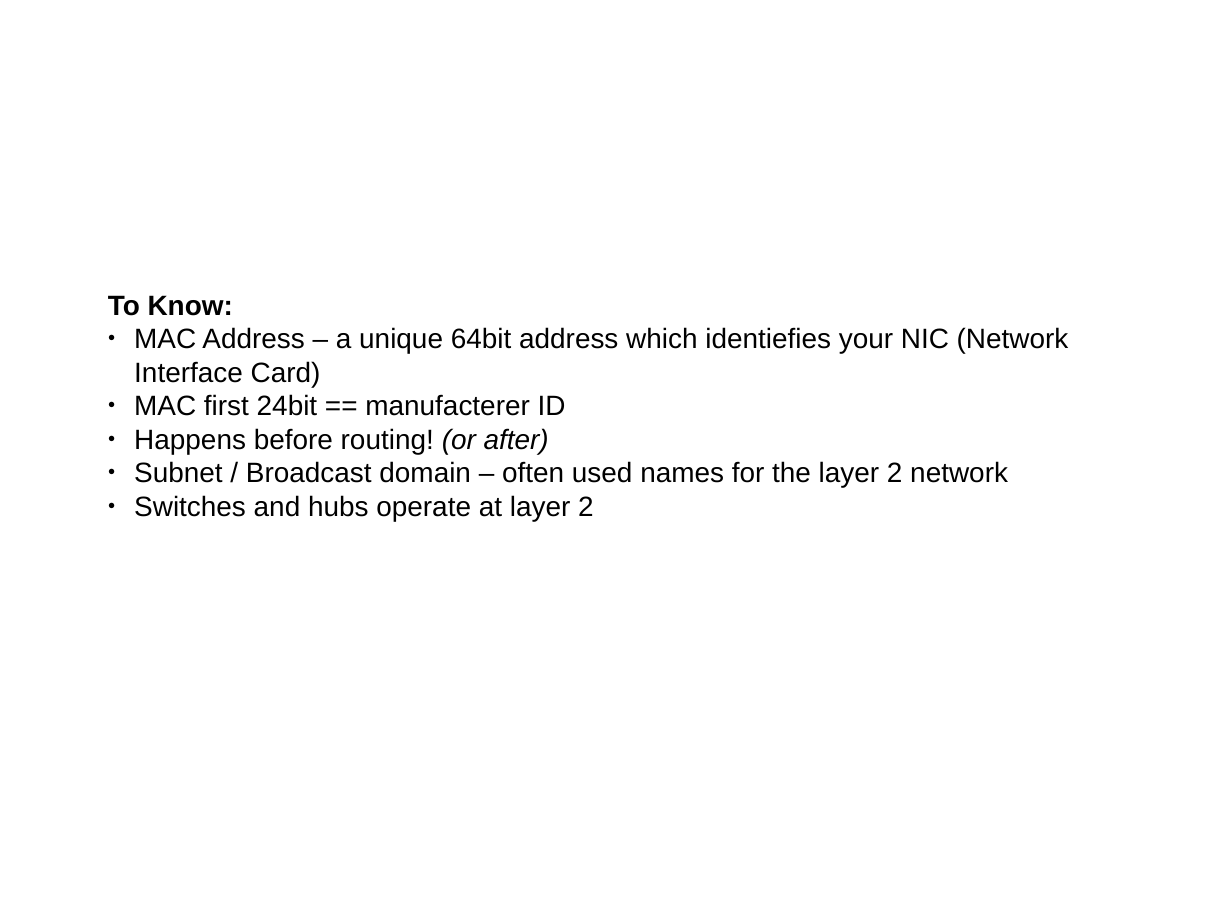
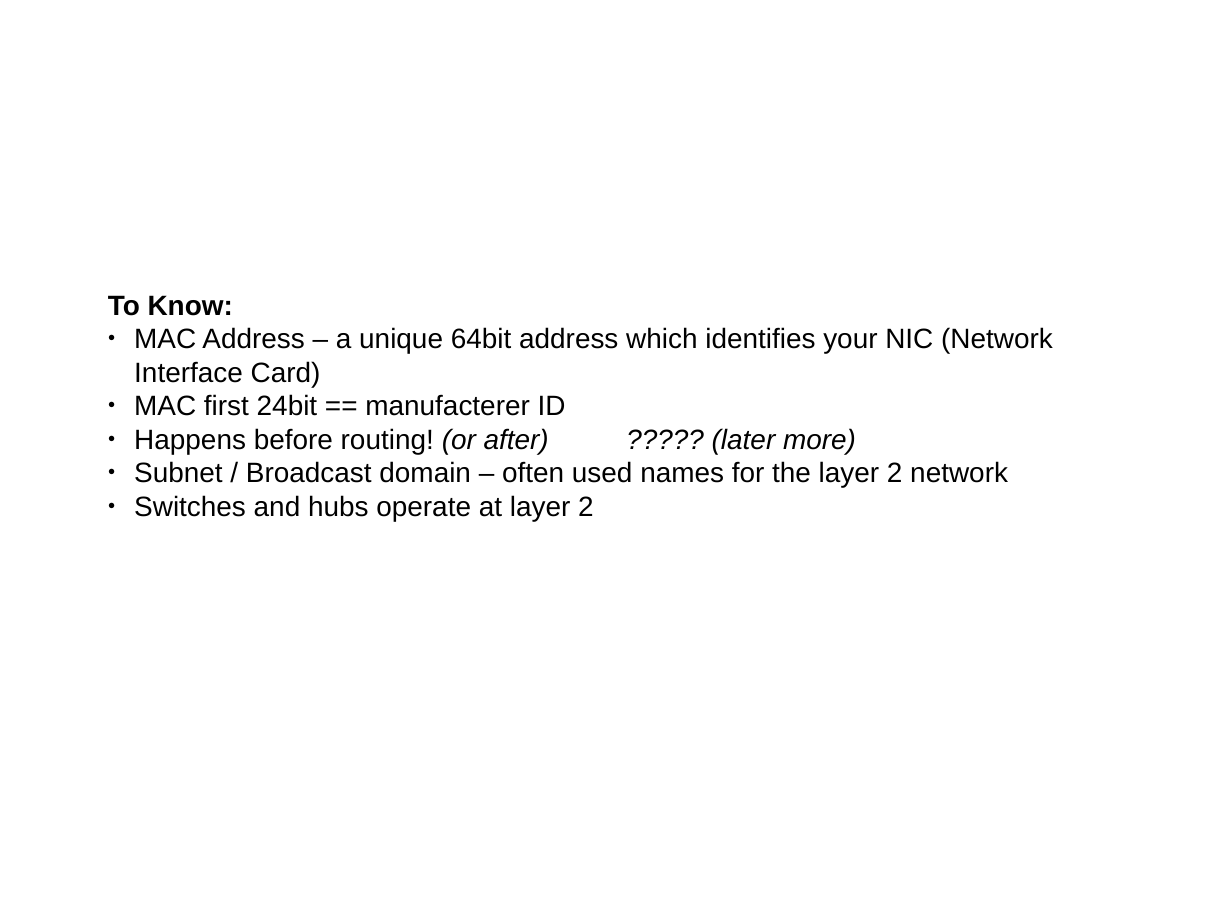
Before and after one commit to sphaero/workshops, a slide deck: slide 13 of Networking/presentation.odp (slide 8 before the commit). Drawn at 1232x924 pixels with LibreOffice and Linux fonts; fonts in the diff are those of the drawing; background and template pictures are left out. Boxes give left, top, right and bottom in pixels: in the first picture for what was removed or moved away, otherwise in the second. Text is boxed around its words. In the diff, an @@ line names an element or a change of style, - is before the commit and + after.

Commit message:
update presentation

```diff
--- a/Networking/presentation.odp
+++ b/Networking/presentation.odp
@@ text at (x1=134, y1=327, x2=1053, y2=387): text changed @@
-● MAC Address – a unique 64bit address which identiefies your NIC (Network Interface Card)
+● MAC Address – a unique 64bit address which identifies your NIC (Network Interface Card)
@@ text at (x1=134, y1=428, x2=856, y2=454): text changed; italic on @@
-● Happens before routing! (or after)
+● Happens before routing! (or after) ????? (later more)
```
Also in this commit, not shown: 7 other slides changed, 11 slides added, 2 slides removed.
